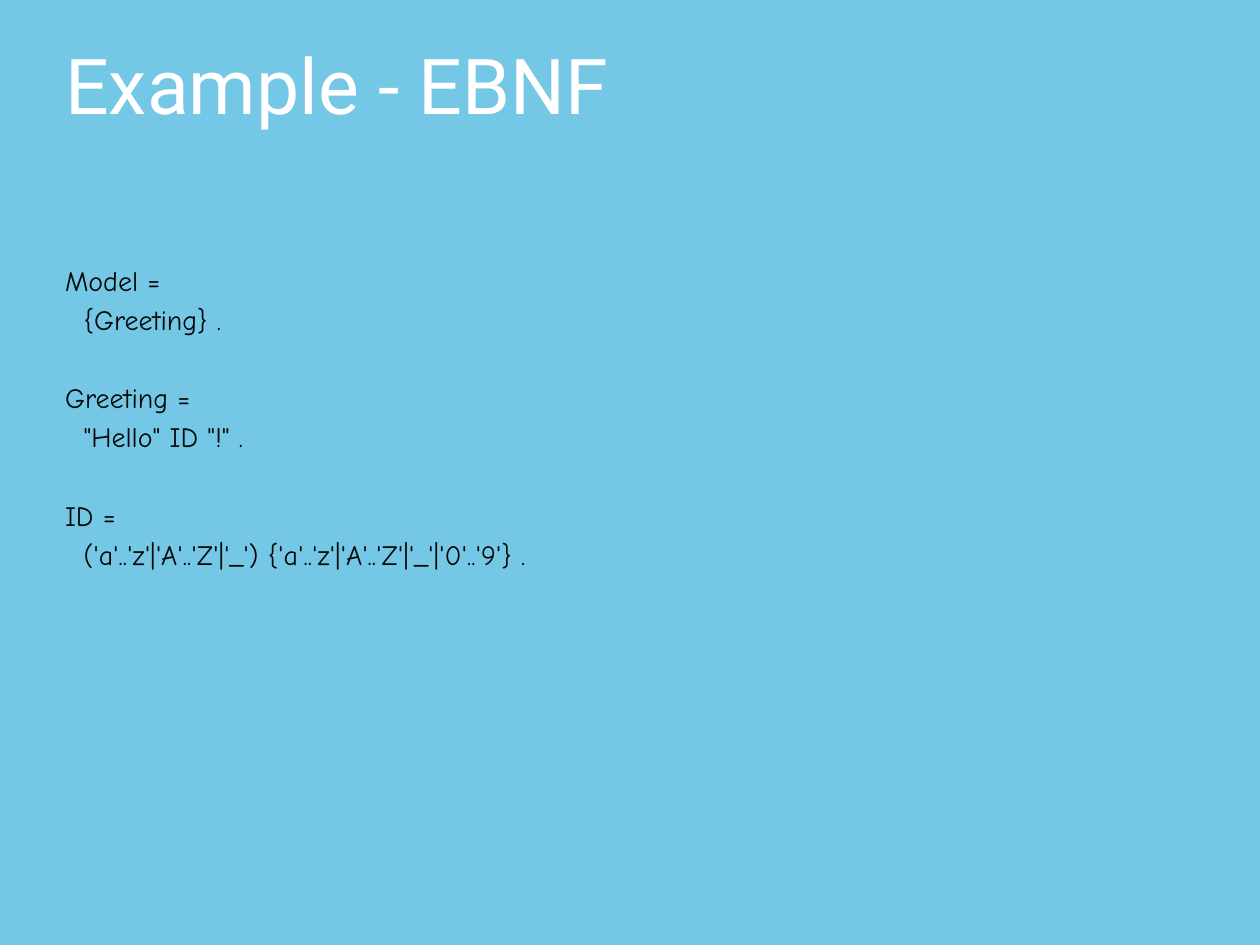
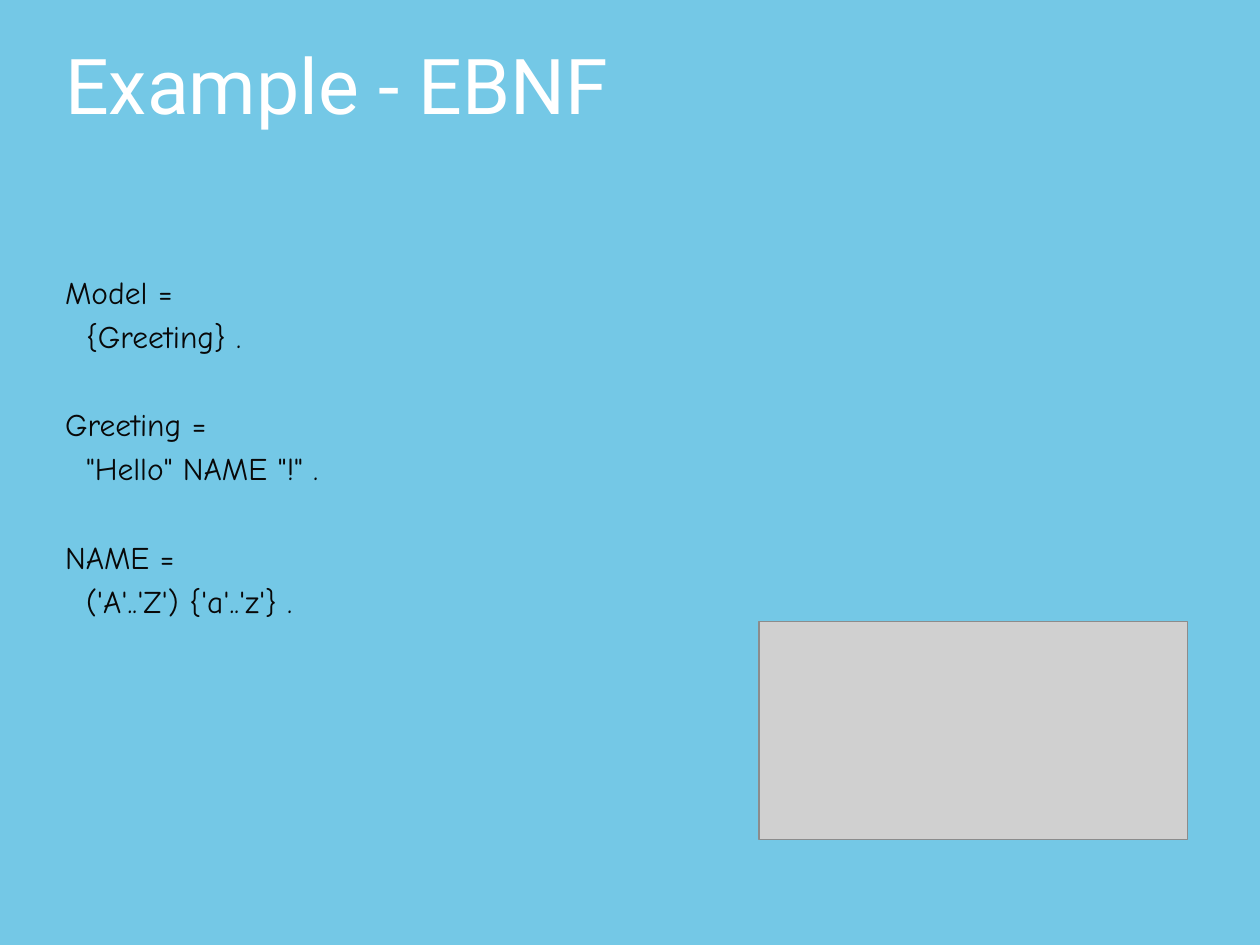
Before and after one commit to thomasfischl/xtext-workshop, a slide deck: slide 14 of xText Workshop.pptx (slide 13 before the commit). Drawn at 1260x945 pixels with LibreOffice and Linux fonts; fonts in the diff are those of the drawing; grey boxes stand for pictures; background and template pictures are left out. Boxes give left, top, right and bottom in pixels: in the first picture for what was removed or moved away, otherwise in the second. Text is boxed around its words. In the diff, an @@ line names an element or a change of style, - is before the commit and + after.

Commit message:
Improve Xtext Grammar section

```diff
--- a/xText Workshop.pptx
+++ b/xText Workshop.pptx
@@ text at [65, 282, 226, 442]: size 16 to 18 pt in "Model =", "{Greeting} .", "Greeting =" @@
@@ text at [65, 458, 277, 617]: text changed; size 16 to 18 pt @@
-"Hello" ID "!" .
-ID =
-('a'..'z'|'A'..'Z'|'_') {'a'..'z'|'A'..'Z'|'_'|'0'..'9'} .
+"Hello" NAME "!" .
+NAME =
+('A'..'Z') {'a'..'z'} .
@@ picture added at [759, 621, 1187, 839] @@
```
Also in this commit, not shown: 10 other slides changed, 3 slides added.
